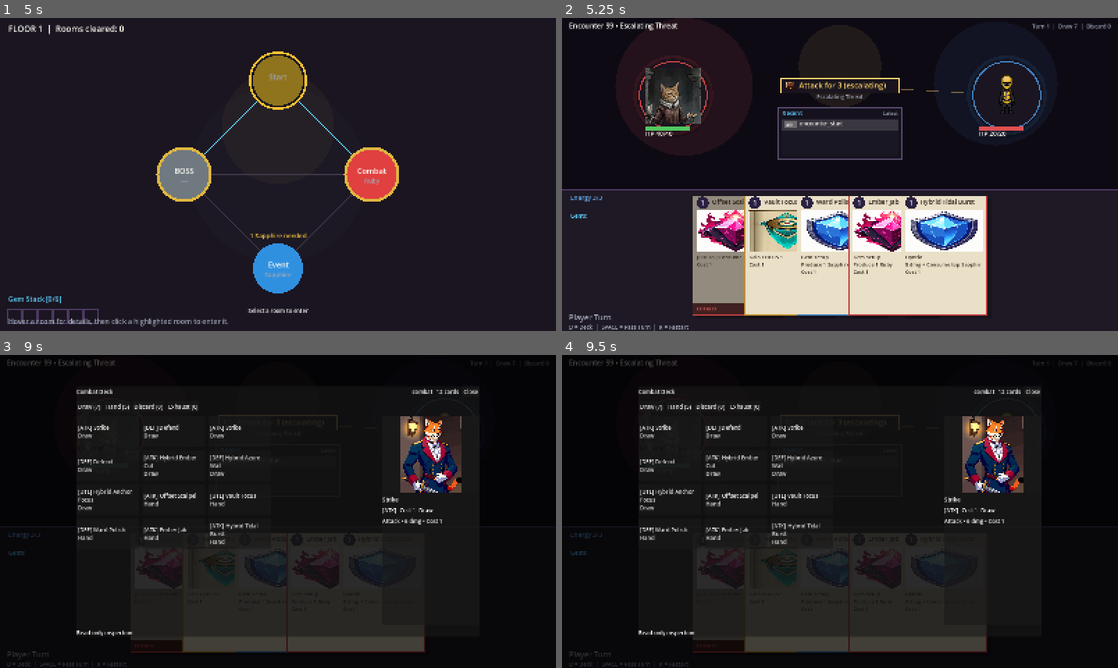
Above: before the commit, frames 1-4 (two rows, left to right).
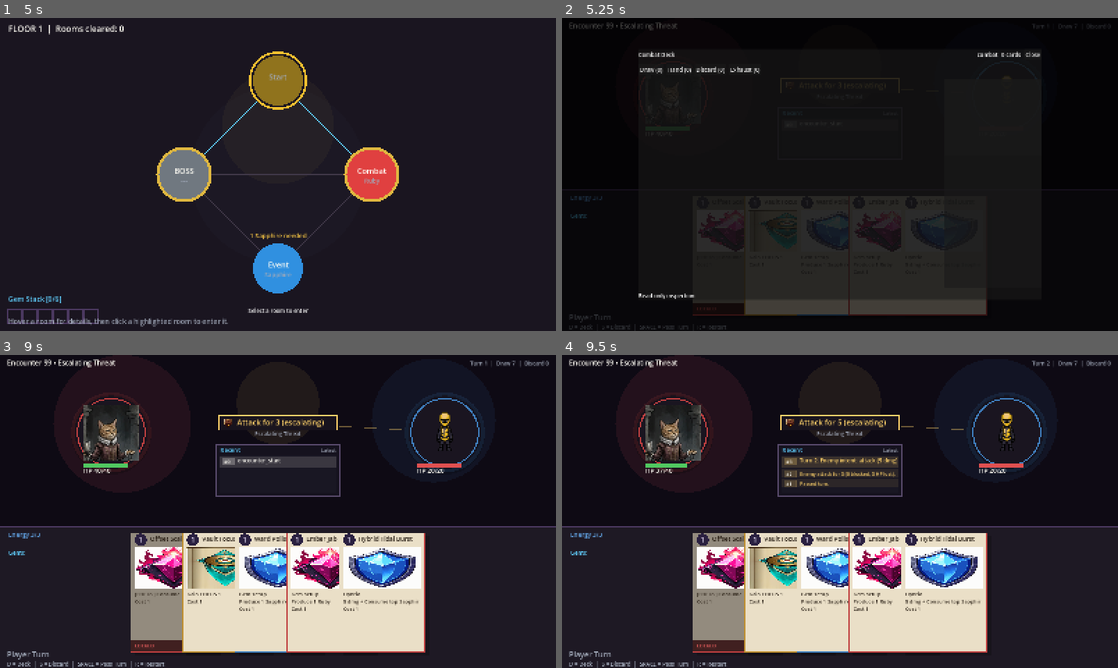
Above: after the commit, the same moments.

Repository: thrazznos/cardGame1
Game: Godot game, scene res://scenes/floor/floor_run.tscn
Two runs of this game, one before a commit and one after it. Both use one fixed random seed, a clock stepped at 60 frames per second and the inputs below.
Inputs (mouse positions are in pixels of both pictures, inside the frame that each line leads up to):
- Up to frame 1 (5 s): tap Enter at 0.5, 2, 3.5 s; hold D 0.53-2.03 s; tap R at 0.6 s; click (278, 174) at 0.67 s; tap Space at 0.77, 1.25, 1.52, 2.75, 3.02, 3.77, 4.25, 4.52 s; move the mouse to (444, 221) at 1.27 s; tap 1 at 1.35 s; move the mouse to (111, 127) at 2.02 s; hold S 2.03-4.28 s; tap 2 at 2.1 s; move the mouse to (305, 174) at 2.77 s; tap 3 at 2.85 s; click (305, 174) at 2.92 s; move the mouse to (194, 96) at 3.52 s; tap 4 at 3.6 s; move the mouse to (400, 158) at 4.27 s; hold D from 4.28 s (still down); tap 5 at 4.35 s
- Up to frame 2 (5.25 s): keep holding D; move the mouse to (728, 190) at 5.02 s; tap V at 5.1 s; click (728, 190) at 5.17 s
- Up to frame 3 (9 s): release D at 5.75 s; click (88, 405) at 5.75 s, where only the run after the commit has a clickable "Draw (0)"; click (116, 405) at 6.5 s, where only the run after the commit has a clickable "Hand (0)"; click (150, 405) at 7.25 s, where only the run after the commit has a clickable "Discard (0)"; click (183, 405) at 8 s, where only the run after the commit has a clickable "Exhaust (0)"; move the mouse to (278, 511) at 8.77 s; hold D from 8.78 s (still down); tap Enter at 8.85 s; click (278, 511) at 8.92 s
- Up to frame 4 (9.5 s): keep holding D; tap Space at 9.02 s

Frame 1 is identical in both runs. In frame 2, 45% of the frame differs, in the area x 0-100%, y 0-100%; in frame 3, 49%; in frame 4, 50%.

Commit message:
feat: add discard hotkey to combat deck viewer

Diff:
--- a/src/ui/combat_stage/combat_stage_controller.gd
+++ b/src/ui/combat_stage/combat_stage_controller.gd
@@ -289,7 +289,7 @@
 
 	# Combat controls hint
 	if result == CombatSliceRunner.RESULT_IN_PROGRESS:
-		draw_string(font, Vector2(20.0 * ui_scale, hand_y + card_h + 56.0 * ui_scale), "D = Deck  |  SPACE = Pass Turn  |  R = Restart", HORIZONTAL_ALIGNMENT_LEFT, -1, _scaled_font(16), UITheme.TEXT_MUTED)
+		draw_string(font, Vector2(20.0 * ui_scale, hand_y + card_h + 56.0 * ui_scale), "D = Deck  |  S = Discard  |  SPACE = Pass Turn  |  R = Restart", HORIZONTAL_ALIGNMENT_LEFT, -1, _scaled_font(16), UITheme.TEXT_MUTED)
 
 func _draw_card(pos: Vector2, card_id: String, instance_id: String, playable: bool, hovered: bool, reject_reason: String = "") -> void:
 	var font: Font = ThemeDB.fallback_font
@@ -803,6 +803,7 @@
 	var overlay := _ensure_deck_inspection_overlay()
 	var snapshot: Dictionary = runner.get_deck_inspection_snapshot(mode)
 	if overlay.has_method("open_with_snapshot"):
+		overlay.set_meta("inspection_mode", mode)
 		overlay.open_with_snapshot(snapshot)
 
 func _close_deck_inspection() -> void:
@@ -817,6 +818,18 @@
 
 func close_deck_inspection() -> void:
 	_close_deck_inspection()
+
+func _deck_inspection_mode() -> String:
+	if not _is_deck_inspection_visible():
+		return ""
+	var overlay: Control = deck_inspection_overlay
+	return str(overlay.get_meta("inspection_mode", "")) if overlay != null else ""
+
+func _toggle_deck_inspection_mode(mode: String) -> void:
+	if _is_deck_inspection_visible() and _deck_inspection_mode() == mode:
+		_close_deck_inspection()
+		return
+	_open_deck_inspection(mode)
 
 func _gui_input(event: InputEvent) -> void:
 	var reward_state: String = str(vm.get("reward_state", CombatSliceRunner.REWARD_NONE))
@@ -859,13 +872,15 @@
 		return
 	match key.keycode:
 		KEY_D:
-			if _is_deck_inspection_visible():
-				_close_deck_inspection()
-			else:
-				_open_deck_inspection("combat_full")
+			_toggle_deck_inspection_mode("combat_full")
 			var viewport_deck := get_viewport()
 			if viewport_deck != null:
 				viewport_deck.set_input_as_handled()
+		KEY_S:
+			_toggle_deck_inspection_mode("combat_discard")
+			var viewport_discard := get_viewport()
+			if viewport_discard != null:
+				viewport_discard.set_input_as_handled()
 		KEY_SPACE:
 			if _is_deck_inspection_visible():
 				return
--- a/tests/smoke/run_combat_deck_overlay_probe.gd
+++ b/tests/smoke/run_combat_deck_overlay_probe.gd
@@ -8,6 +8,24 @@
 	event.echo = false
 	event.keycode = keycode
 	hud.call("_unhandled_input", event)
+
+func _overlay_title(overlay: Node) -> String:
+	if overlay == null:
+		return ""
+	var title_node := overlay.get_node_or_null("Center/Panel/VBox/HeaderRow/Title")
+	return title_node.text if title_node is Label else ""
+
+func _overlay_count(overlay: Node) -> String:
+	if overlay == null:
+		return ""
+	var count_node := overlay.get_node_or_null("Center/Panel/VBox/HeaderRow/CountLabel")
+	return count_node.text if count_node is Label else ""
+
+func _overlay_grid_count(overlay: Node) -> int:
+	if overlay == null:
+		return -1
+	var card_grid := overlay.get_node_or_null("Center/Panel/VBox/BodyRow/CardScroll/CardGrid")
+	return card_grid.get_child_count() if card_grid is GridContainer else -1
 
 func _init() -> void:
 	var scene: PackedScene = load("res://scenes/combat/combat_stage.tscn")
@@ -22,48 +40,55 @@
 	var hud: Node = root_node.get_node("CombatHud")
 	var overlay := hud.get_node_or_null("DeckInspectionOverlay")
 	var initial_visible: bool = overlay is Control and (overlay as Control).visible
-	var hint_snapshot: Dictionary = hud.get("vm") if hud.get("vm") is Dictionary else {}
 
 	_press_key(hud, KEY_D)
 	await process_frame
 	overlay = hud.get_node_or_null("DeckInspectionOverlay")
-	var after_hotkey_open_visible: bool = overlay is Control and (overlay as Control).visible
-	var title_text: String = ""
-	var count_text: String = ""
-	var card_grid_count: int = -1
-	if overlay != null:
-		var title_node := overlay.get_node_or_null("Center/Panel/VBox/HeaderRow/Title")
-		if title_node is Label:
-			title_text = title_node.text
-		var count_node := overlay.get_node_or_null("Center/Panel/VBox/HeaderRow/CountLabel")
-		if count_node is Label:
-			count_text = count_node.text
-		var card_grid := overlay.get_node_or_null("Center/Panel/VBox/BodyRow/CardScroll/CardGrid")
-		if card_grid is GridContainer:
-			card_grid_count = card_grid.get_child_count()
+	var after_deck_hotkey_visible: bool = overlay is Control and (overlay as Control).visible
+	var deck_title_text: String = _overlay_title(overlay)
+	var deck_count_text: String = _overlay_count(overlay)
+	var deck_card_grid_count: int = _overlay_grid_count(overlay)
 
 	var hand_before_block: Array = root_node.call("get_view_model").get("hand", []).duplicate(true)
 	_press_key(hud, KEY_1)
 	await process_frame
 	var hand_after_block: Array = root_node.call("get_view_model").get("hand", []).duplicate(true)
 
-	_press_key(hud, KEY_D)
+	_press_key(hud, KEY_S)
 	await process_frame
 	overlay = hud.get_node_or_null("DeckInspectionOverlay")
-	var after_hotkey_close_visible: bool = overlay is Control and (overlay as Control).visible
+	var after_discard_switch_visible: bool = overlay is Control and (overlay as Control).visible
+	var discard_title_text: String = _overlay_title(overlay)
+	var discard_count_text: String = _overlay_count(overlay)
+	var discard_card_grid_count: int = _overlay_grid_count(overlay)
+
+	_press_key(hud, KEY_S)
+	await process_frame
+	overlay = hud.get_node_or_null("DeckInspectionOverlay")
+	var after_discard_toggle_close_visible: bool = overlay is Control and (overlay as Control).visible
+
+	_press_key(hud, KEY_S)
+	await process_frame
+	overlay = hud.get_node_or_null("DeckInspectionOverlay")
+	var discard_open_from_closed_visible: bool = overlay is Control and (overlay as Control).visible
+	var discard_open_from_closed_title: String = _overlay_title(overlay)
 
 	var payload := {
 		"initial_visible": initial_visible,
-		"after_hotkey_open_visible": after_hotkey_open_visible,
-		"title_text": title_text,
-		"count_text": count_text,
-		"card_grid_count": card_grid_count,
+		"after_deck_hotkey_visible": after_deck_hotkey_visible,
+		"deck_title_text": deck_title_text,
+		"deck_count_text": deck_count_text,
+		"deck_card_grid_count": deck_card_grid_count,
 		"hand_before_block": hand_before_block,
 		"hand_after_block": hand_after_block,
-		"after_hotkey_close_visible": after_hotkey_close_visible,
+		"after_discard_switch_visible": after_discard_switch_visible,
+		"discard_title_text": discard_title_text,
+		"discard_count_text": discard_count_text,
+		"discard_card_grid_count": discard_card_grid_count,
+		"after_discard_toggle_close_visible": after_discard_toggle_close_visible,
+		"discard_open_from_closed_visible": discard_open_from_closed_visible,
+		"discard_open_from_closed_title": discard_open_from_closed_title,
 		"has_unhandled_input": hud.has_method("_unhandled_input"),
-		"hint_has_deck": true,
-		"vm_turn": int(hint_snapshot.get("turn", 0)),
 	}
 	print("COMBAT_DECK_OVERLAY_PROBE=" + JSON.stringify(payload))
 
Not shown, changed: tests/smoke/test_playable_prototype.py
